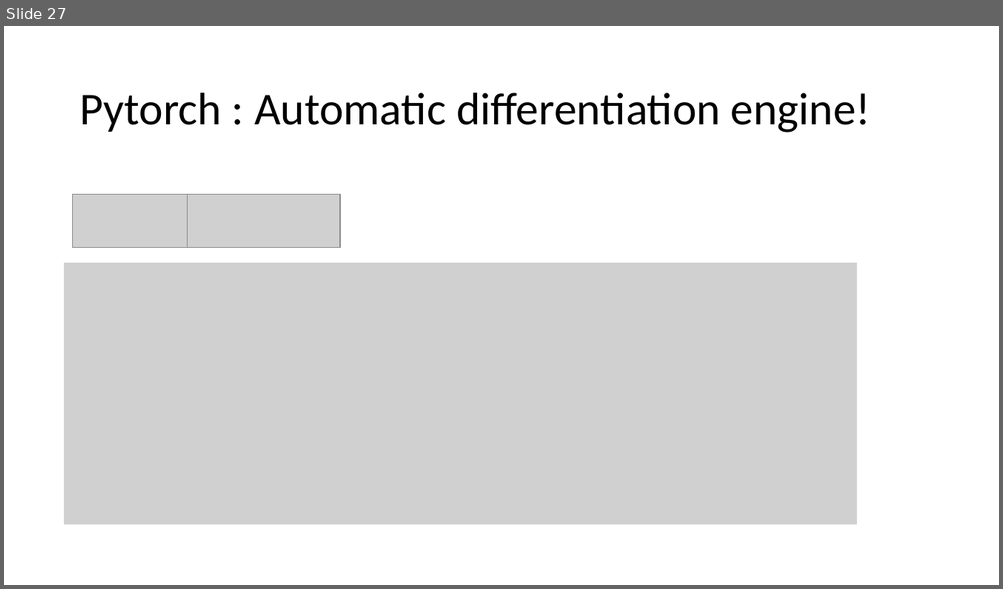
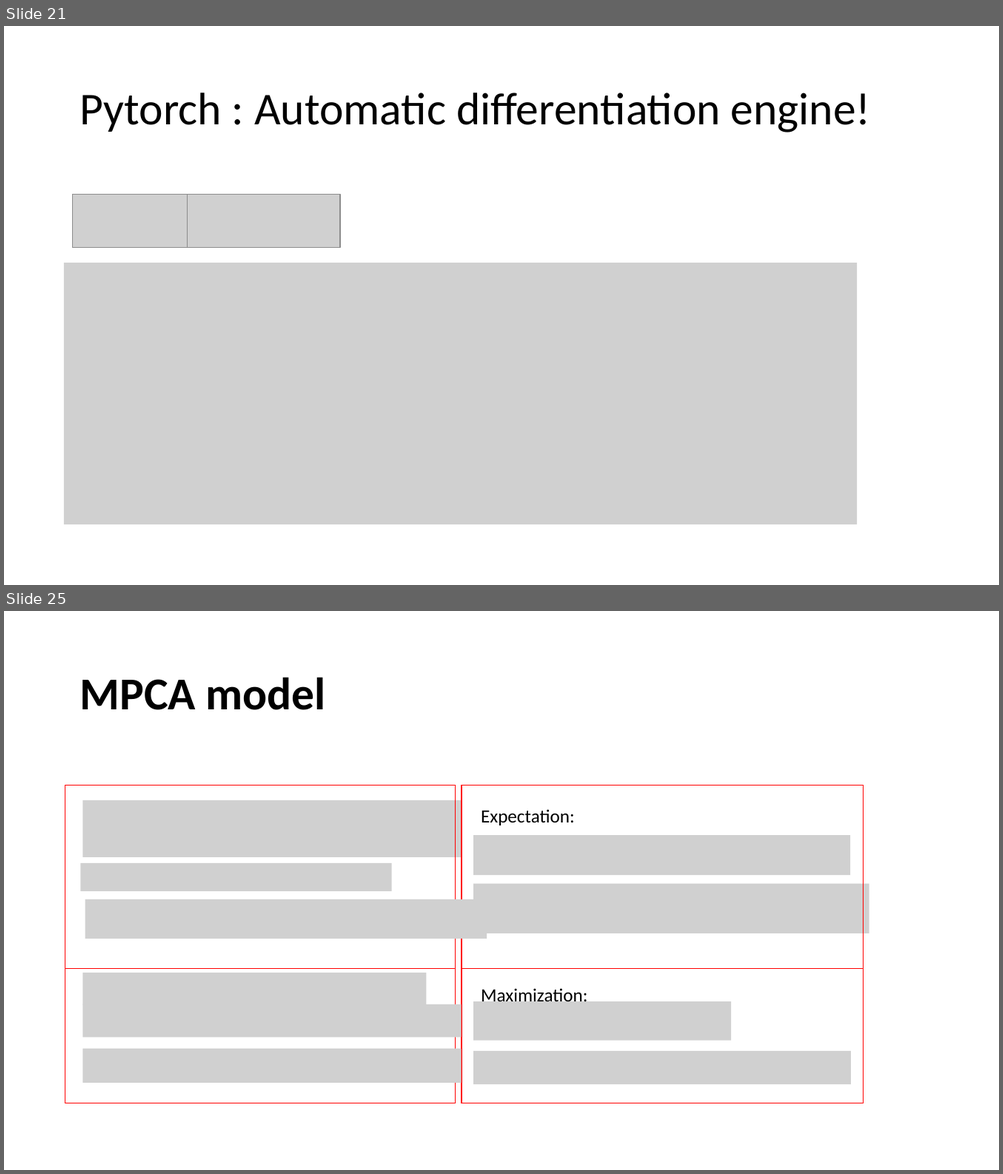
Before and after one commit to sabid-cryoem/sabid-cryoem.github.io, a slide deck: assets/slides/Directly reconstructing principal components of 3D protein structure density map from 2D cryo-EM projection images by 2SDR method.pptx. Shown one above the other, each under a label of ours: slide 27 before the commit, slides 21 and 25 after it; the slides between them are not shown. The pictures are 1003x589 and 1003x1174 pixels, drawn with LibreOffice and Linux fonts; fonts in the diff are those of the drawing; grey boxes stand for pictures. Boxes give left, top, right and bottom in pixels: in the first picture for what was removed or moved away, otherwise in the second. Text is boxed around its words. In the diff, an @@ line names an element or a change of style, - is before the commit and + after.

```diff
--- a/assets/slides/Directly reconstructing principal components of 3D protein structure density map from 2D cryo-EM projection images by 2SDR method.pptx
+++ b/assets/slides/Directly reconstructing principal components of 3D protein structure density map from 2D cryo-EM projection images by 2SDR method.pptx
@@ slide 25 added at (4,611,999,1170), background #FFFFFF @@
@@ title added at (79,677,326,710), 44 pt, text #000000, bold @@
+MPCA model
@@ rectangle added at (65,786,455,1103), outline #FF0000 1 pt @@
@@ rectangle added at (461,786,862,1103), outline #FF0000 1 pt @@
@@ picture added at (83,800,461,858) @@
@@ text added at (481,809,575,826), 18 pt, text #000000 @@
+Expectation:
@@ picture added at (473,835,850,876) @@
@@ picture added at (81,863,392,891) @@
@@ picture added at (473,884,869,934) @@
@@ picture added at (85,900,486,940) @@
@@ line added from (65, 968) to (455, 968), #FF0000 0.5 pt @@
@@ picture added at (83,973,427,1005) @@
@@ line added from (461, 969) to (862, 969), #FF0000 0.5 pt @@
@@ picture added at (83,1005,461,1038) @@
@@ picture added at (473,1002,731,1041) @@
@@ text added at (481,988,588,1006), 18 pt, text #000000 @@
+Maximization:
@@ picture added at (83,1049,461,1083) @@
@@ picture added at (473,1051,851,1085) @@
@@ what was slide 27 is now slide 21 @@
```
Also in this commit, not shown: 11 slides changed, 9 other slides added, 6 slides removed, 1 other file.
